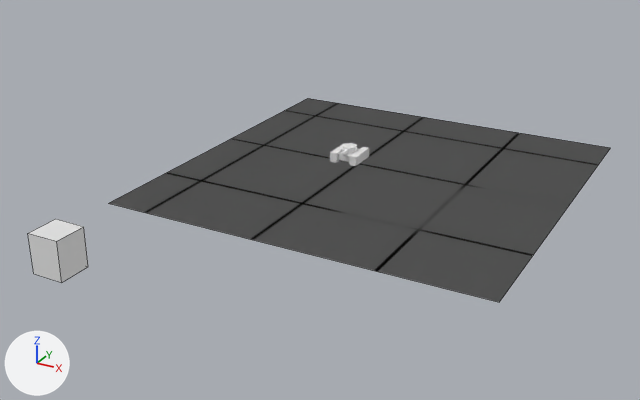
One commit to the Blender file projects/02-BattleCity-Clone/Models/battle-city.blend: the scene before it, then after it.
One viewpoint serves both versions: a camera (50 mm lens) standing at (12.0, -26.1, 11.5) and looking at (-0.5, -3.2, 0.1). The lights are fixed; the arrows at lower left show +X, +Y and +Z. Mesh edges are drawn as thin lines on the coarser meshes.

Objects in the first picture: 'BaseBanner', 'Tank001', 'Terrain'.
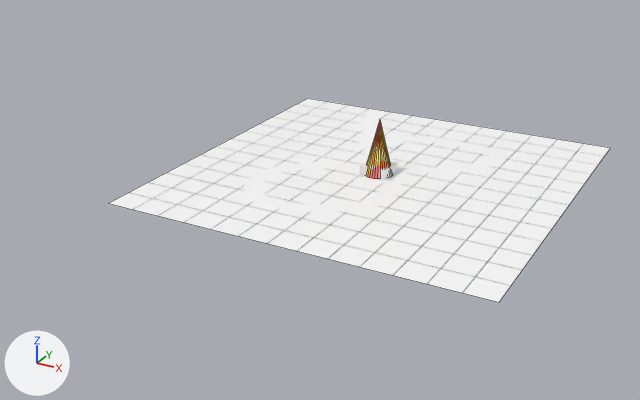
Where the newer file only moved an object's origin or applied its transform, the numbers keep the older frame.

Where the change shows, as pixel boxes (x1, y1, x2, y2) in the pictures (640 x 400 px):
'Terrain', reshaped, rescaled
    both: (108, 98, 610, 302)
'BaseBanner', reshaped, moved, rescaled
    before: (28, 219, 88, 282)
    after: (367, 121, 391, 179)

What changed in the scene script:
```text
Add img_base_banner_png:
    img_base_banner_png = load_image('base-banner.png', 'base-banner.png', 800, 600, 'sRGB')
Add mat_basebanner:
    mat_basebanner = principled_material('BaseBanner')
    mat_basebanner.texture = img_base_banner_png
Change me_terrain:
    used by ob_terrain; location = (0.0, 0.0, 0.0); scale = (0.827, 0.928, 0.0)
    verts and faces of me_terrain; kept vertices keep their numbers, new ones are numbered from 8
    before: 0 (-7.9, -7.0, -0.5) at pixel (108, 203), 1 (-7.9, -7.0, 0.5) at pixel (108, 203), 2 (-7.9, 7.0, -0.5) at pixel (307, 98), 3 (-7.9, 7.0, 0.5) at pixel (307, 98), 4 (7.9, -7.0, -0.5) at pixel (499, 302)
    before: 5 (7.9, -7.0, 0.5) at pixel (499, 302), 6 (7.9, 7.0, -0.5) at pixel (610, 147), 7 (7.9, 7.0, 0.5) at pixel (610, 147)
    remove me_terrain.from_pydata(...)  # 8 vertices, 6 faces; spans x -7.9..7.9, y -7.0..7.0, z -0.5..0.5
    add me_terrain.from_pydata(...)  # 4 vertices, 1 face; spans x -6.5..6.5, y -6.5..6.5, z 0.0
    me_terrain part 2
    add delete_vertices([*range(0, 8)])  # with the faces that use them
    add verts[8] = (-6.5, -6.5, 0.0)  # pixel (108, 203)
    add verts[9] = (6.5, -6.5, 0.0)  # pixel (499, 302)
    add verts[10] = (-6.5, 6.5, 0.0)  # pixel (307, 98)
    add verts[11] = (6.5, 6.5, 0.0)  # pixel (610, 147)
    add faces += [(8, 9, 11, 10)]
Change me_basebanner:
    used by ob_basebanner; location = (-4.21, -10.95, 0.86); scale = (0.651, 0.902, 0.702)
    remove me_basebanner.from_pydata(...)  # 8 vertices, 6 faces; spans x -0.77..0.77, y -0.55..0.55, z -0.86..0.86
    add me_basebanner.from_pydata(...)  # 33 vertices, 33 faces; spans x -0.5..0.5, y -0.5..0.5, z -1.0..1.0
    me_basebanner part 1: the whole mesh is rebuilt
    add me_basebanner.materials.append(mat_basebanner)  # picture img_base_banner_png
Change ob_terrain:
    ob_terrain.scale: (0.827, 0.928, 0.0) -> (1.0, 1.0, 1.0)
Change ob_basebanner:
    ob_basebanner.scale: (0.651, 0.902, 0.702) -> (1.0, 1.0, 1.0)
    ob_basebanner.location: (-4.21, -10.95, 0.86) -> (0.0, 0.0, 1.0)
```
